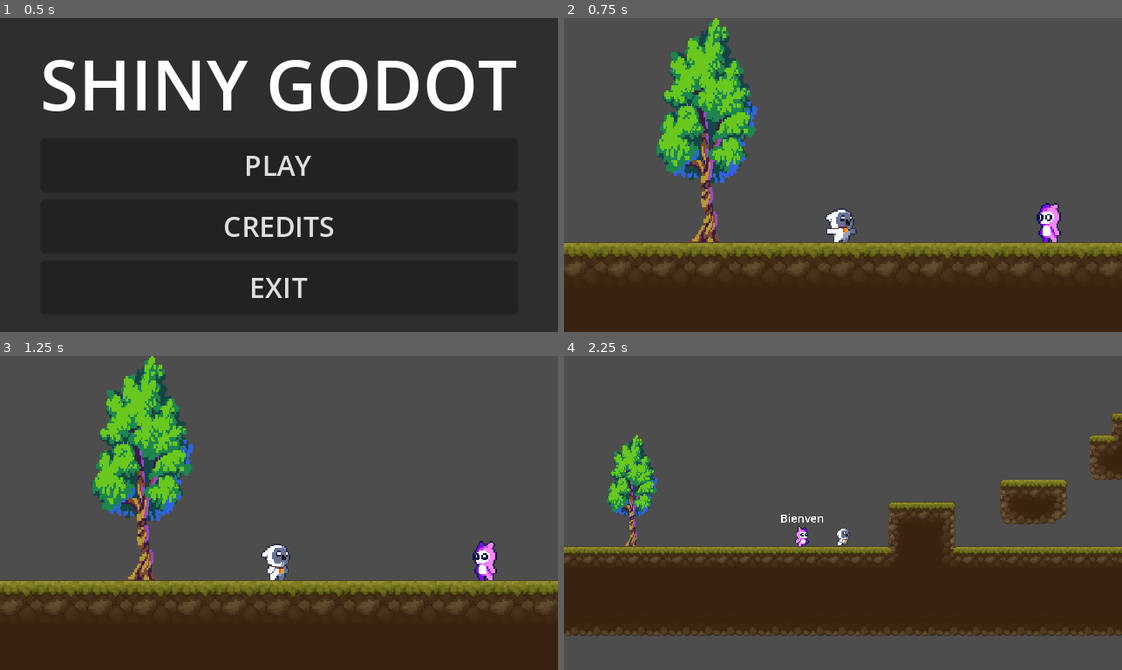
Above: before the commit, frames 1-4 (two rows, left to right).
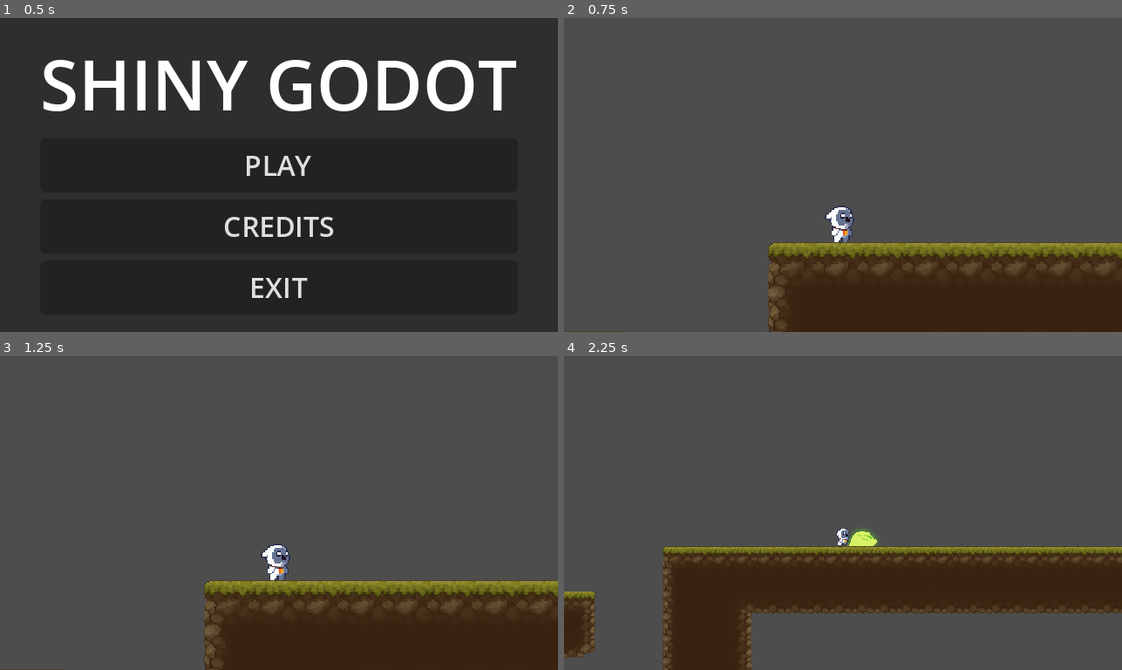
Above: after the commit, the same moments.

Repository: CrisIsla/shiny-godot
Game: Godot game, scene res://scenes/menu.tscn
The game is run twice, just before and just after one commit, with the same random seed, the same clock (stepped at 60 frames per second) and the same inputs.
Inputs:
- Up to frame 1 (0.5 s): no input
- Up to frame 2 (0.75 s): click "PLAY" at 0.5 s
- Up to frame 3 (1.25 s): no input
- Up to frame 4 (2.25 s): hold D (move_right) from 1.28 s (still down); tap J (attack) at 1.35 s; tap K (jump) at 1.52 s; tap C (camera) at 2.1 s

Frame 1 is identical in both runs. In frame 2, 19% of the frame differs, in the area x 0-100%, y 0-100%; in frame 3, 19%; in frame 4, 19%.

Commit message:
player can hit slime (test)

Diff:
--- a/CharacterBody2D.gd
+++ b/CharacterBody2D.gd
@@ -5,11 +5,13 @@
 @onready var animation_player = $AnimationPlayer
 @onready var sprite_2d = $Sprite2D
 @onready var animation_player_2 = $AnimationPlayer2
+@onready var dialog_idle = $DialogIdle
 
 var current_label_animation = null
 var gravity = ProjectSettings.get_setting("physics/2d/default_gravity")
 
 func _ready():
+	dialog_idle.visible = true
 	label.visible_ratio = 0
 
 func _physics_process(delta):
@@ -20,6 +22,7 @@
 	move_and_slide()
 
 func _on_interaction_area_body_entered(body):
+	dialog_idle.visible = false
 	if body is Player:
 		for j in range(len(animation_player_2.get_animation_list()) - 1):
 			if current_label_animation == "":
@@ -33,4 +36,5 @@
 		animation_player_2.play_backwards(current_label_animation)
 		current_label_animation = ""
 		await animation_player_2.animation_finished
+		dialog_idle.visible = true
 		current_label_animation = null
--- a/levels/00tutorial.tscn
+++ b/levels/00tutorial.tscn
@@ -15,13 +15,13 @@
 layer_0/tile_data = PackedInt32Array(65534, 65536, 6, 65535, 65536, 6, 0, 65536, 6, 1, 65536, 6, 2, 65536, 6, 3, 65536, …(5972 unchanged characters)…
 
 [node name="Slime" parent="." instance=ExtResource("5_qd5ox")]
-position = Vector2(929, -265)
+position = Vector2(929, -258)
 
 [node name="TutorialNPC" parent="." instance=ExtResource("4_quq7d")]
 position = Vector2(37, -17)
 
 [node name="player" parent="." instance=ExtResource("2_qcyhj")]
-position = Vector2(-110, -2)
+position = Vector2(694, -267)
 
 [node name="EasterEggNPC" parent="." instance=ExtResource("4_quq7d")]
 position = Vector2(-469, -16)
--- a/scenes/TutorialNPC.tscn
+++ b/scenes/TutorialNPC.tscn
@@ -2,25 +2,11 @@
 
 [ext_resource type="Script" path="res://CharacterBody2D.gd" id="1_cjp0t"]
 [ext_resource type="Texture2D" uid="uid://e7tnfveyv63b" path="res://assets/NPC/Pink_Monster_Idle_4.png" id="2_mmbnc"]
+[ext_resource type="Texture2D" uid="uid://c2dvrjoidwtjh" path="res://assets/NPC/dialog/pixel_style1.png" id="3_md4fd"]
 
 [sub_resource type="CapsuleShape2D" id="CapsuleShape2D_x8cfx"]
 radius = 7.0
 height = 26.0
-
-[sub_resource type="AnimationNodeAnimation" id="AnimationNodeAnimation_wak7b"]
-animation = &"idle"
-
-[sub_resource type="AnimationNodeStateMachineTransition" id="AnimationNodeStateMachineTransition_2wlg3"]
-advance_mode = 2
-
-[sub_resource type="AnimationNodeStateMachine" id="AnimationNodeStateMachine_jptcb"]
-states/End/position = Vector2(802, 164)
-states/Start/position = Vector2(315, 164)
-states/idle/node = SubResource("AnimationNodeAnimation_wak7b")
-states/idle/position = Vector2(550, 155)
-transitions = ["Start", "idle", SubResource("AnimationNodeStateMachineTransition_2wlg3")]
-
-[sub_resource type="AnimationNodeStateMachinePlayback" id="AnimationNodeStateMachinePlayback_y6e13"]
 
 [sub_resource type="Animation" id="Animation_4q7fa"]
 length = 0.001
@@ -254,7 +240,69 @@
 "dialogue2": SubResource("Animation_1p0t3")
 }
 
-[node name="CharacterBody2D" type="CharacterBody2D"]
+[sub_resource type="Animation" id="Animation_u0ccb"]
+length = 0.001
+tracks/0/type = "value"
+tracks/0/imported = false
+tracks/0/enabled = true
+tracks/0/path = NodePath("DialogIdle:frame")
+tracks/0/interp = 1
+tracks/0/loop_wrap = true
+tracks/0/keys = {
+"times": PackedFloat32Array(0),
+"transitions": PackedFloat32Array(1),
+"update": 1,
+"values": [0]
+}
+tracks/1/type = "value"
+tracks/1/imported = false
+tracks/1/enabled = true
+tracks/1/path = NodePath("DialogIdle:scale")
+tracks/1/interp = 1
+tracks/1/loop_wrap = true
+tracks/1/keys = {
+"times": PackedFloat32Array(0),
+"transitions": PackedFloat32Array(1),
+"update": 0,
+"values": [Vector2(1, 1)]
+}
+
+[sub_resource type="Animation" id="Animation_0e2dx"]
+resource_name = "idle"
+length = 2.0
+loop_mode = 1
+tracks/0/type = "value"
+tracks/0/imported = false
+tracks/0/enabled = true
+tracks/0/path = NodePath("DialogIdle:frame")
+tracks/0/interp = 1
+tracks/0/loop_wrap = true
+tracks/0/keys = {
+"times": PackedFloat32Array(0, 0.4, 0.8, 1.2, 1.6),
+"transitions": PackedFloat32Array(1, 1, 1, 1, 1),
+"update": 1,
+"values": [2, 1, 0, 1, 2]
+}
+tracks/1/type = "value"
+tracks/1/imported = false
+tracks/1/enabled = true
+tracks/1/path = NodePath("DialogIdle:scale")
+tracks/1/interp = 1
+tracks/1/loop_wrap = true
+tracks/1/keys = {
+"times": PackedFloat32Array(0, 1.2, 1.6),
+"transitions": PackedFloat32Array(1, 1, 1),
+"update": 1,
+"values": [Vector2(1, 1), Vector2(-1, 1), Vector2(-1, 1)]
+}
+
+[sub_resource type="AnimationLibrary" id="AnimationLibrary_ktuek"]
+_data = {
+"RESET": SubResource("Animation_u0ccb"),
+"idle": SubResource("Animation_0e2dx")
+}
+
+[node name="NPC" type="CharacterBody2D"]
 collision_layer = 0
 script = ExtResource("1_cjp0t")
 
@@ -266,13 +314,8 @@
 position = Vector2(-1, 3)
 shape = SubResource("CapsuleShape2D_x8cfx")
 
-[node name="AnimationTree" type="AnimationTree" parent="."]
-tree_root = SubResource("AnimationNodeStateMachine_jptcb")
-anim_player = NodePath("../AnimationPlayer")
-active = true
-parameters/playback = SubResource("AnimationNodeStateMachinePlayback_y6e13")
-
 [node name="AnimationPlayer" type="AnimationPlayer" parent="."]
+autoplay = "idle"
 libraries = {
 "": SubResource("AnimationLibrary_51lie")
 }
@@ -293,11 +336,20 @@
 }
 
 [node name="Label" type="Label" parent="."]
+anchors_preset = 8
+anchor_left = 0.5
+anchor_top = 0.5
+anchor_right = 0.5
+anchor_bottom = 0.5
 offset_left = -58.0
-offset_top = -86.0
+offset_top = -91.0
 offset_right = 58.0
-offset_bottom = -13.0
-theme_override_constants/line_spacing = -8
+offset_bottom = -18.0
+grow_horizontal = 2
+grow_vertical = 2
+theme_override_colors/font_color = Color(0, 0, 0, 1)
+theme_override_constants/line_spacing = -4
+theme_override_font_sizes/font_size = 10
 text = "Bienvenido! "
 horizontal_alignment = 1
 vertical_alignment = 2
@@ -305,5 +357,20 @@
 visible_characters = 0
 visible_ratio = 0.0
 
+[node name="DialogIdle" type="Sprite2D" parent="."]
+visible = false
+position = Vector2(0, -25)
+texture = ExtResource("3_md4fd")
+vframes = 3
+region_enabled = true
+region_rect = Rect2(48, 16, 16, 48)
+
+[node name="Dialog" type="AnimationPlayer" parent="DialogIdle"]
+root_node = NodePath("../..")
+autoplay = "idle"
+libraries = {
+"": SubResource("AnimationLibrary_ktuek")
+}
+
 [connection signal="body_entered" from="InteractionArea" to="." method="_on_interaction_area_body_entered"]
 [connection signal="body_exited" from="InteractionArea" to="." method="_on_interaction_area_body_exited"]
--- a/scenes/player.tscn
+++ b/scenes/player.tscn
@@ -1121,6 +1121,7 @@
 collision_mask = 17
 floor_constant_speed = true
 script = ExtResource("1_3fe32")
+damage = 5
 
 [node name="Pivot" type="Node2D" parent="."]
 
@@ -1131,8 +1132,7 @@
 texture = ExtResource("2_mjhra")
 hframes = 6
 
-[node name="Area2D" type="Area2D" parent="Pivot"]
-visible = false
+[node name="Area2D" type="Area2D" parent="Pivot" groups=["player_hit"]]
 collision_layer = 8
 collision_mask = 0
 
--- a/scenes/slime.tscn
+++ b/scenes/slime.tscn
@@ -1,9 +1,13 @@
-[gd_scene load_steps=11 format=3 uid="uid://t7h2wocc8hij"]
+[gd_scene load_steps=12 format=3 uid="uid://t7h2wocc8hij"]
 
 [ext_resource type="Texture2D" uid="uid://c42aln0chhcrd" path="res://assets/enemy/Slime/Sprite Sheet - Green Idle.png" id="1_0y3e4"]
 [ext_resource type="Script" path="res://scripts/enemys/slime.gd" id="1_bfm4h"]
 [ext_resource type="Texture2D" uid="uid://b3djlq1skhwn5" path="res://assets/enemy/Slime/Sprite Sheet - Green Hurt.png" id="2_up0q0"]
 [ext_resource type="Texture2D" uid="uid://dlkgxvtgyq1bd" path="res://assets/enemy/Slime/Sprite Sheet - Green Death.png" id="3_lg203"]
+
+[sub_resource type="CapsuleShape2D" id="CapsuleShape2D_8348w"]
+radius = 12.0
+height = 40.0
 
 [sub_resource type="Animation" id="Animation_yuwkq"]
 length = 0.001
@@ -201,7 +205,19 @@
 height = 34.0
 
 [node name="Slime" type="CharacterBody2D"]
+collision_layer = 0
 script = ExtResource("1_bfm4h")
+hp = 10
+
+[node name="Damage" type="Area2D" parent="."]
+collision_layer = 0
+collision_mask = 8
+
+[node name="CollisionShape2D" type="CollisionShape2D" parent="Damage"]
+position = Vector2(0, -11)
+rotation = 1.5708
+shape = SubResource("CapsuleShape2D_8348w")
+debug_color = Color(0.901961, 0.211765, 0.568627, 0.419608)
 
 [node name="Sprite2D" type="Sprite2D" parent="."]
 position = Vector2(0, -16)
@@ -217,3 +233,6 @@
 position = Vector2(0, -10)
 rotation = 1.5708
 shape = SubResource("CapsuleShape2D_tdnki")
+disabled = true
+
+[connection signal="area_entered" from="Damage" to="." method="_on_damage_area_entered"]
--- a/scripts/enemys/slime.gd
+++ b/scripts/enemys/slime.gd
@@ -1,6 +1,19 @@
 extends "res://scripts/enemy.gd"
 
 @onready var animation_player = $AnimationPlayer
+@onready var collision_shape_2d = $CollisionShape2D
 
 func _ready():
 	animation_player.play("idle")
+	collision_shape_2d.disabled = false
+
+func _on_damage_area_entered(area):
+	if area.is_in_group("player_hit"):
+		hp -= Game.player.damage
+		if hp <= 0:
+			animation_player.play("death")
+			await animation_player.animation_finished
+			queue_free()
+		animation_player.play("hurt", -1, 1.5)
+		await animation_player.animation_finished
+		animation_player.play("idle")
--- a/scripts/game.gd
+++ b/scripts/game.gd
@@ -1,3 +1,4 @@
 extends Node
 
 var player
+@export var player_damage: float = 3.5
--- a/scripts/player/player.gd
+++ b/scripts/player/player.gd
@@ -23,6 +23,7 @@
 const MIN_ZOOM: Vector2 = Vector2(0.6, 0.6)
 
 @export var hp = 3
+@export var damage: int
 
 func _ready():
 	Game.player = self
